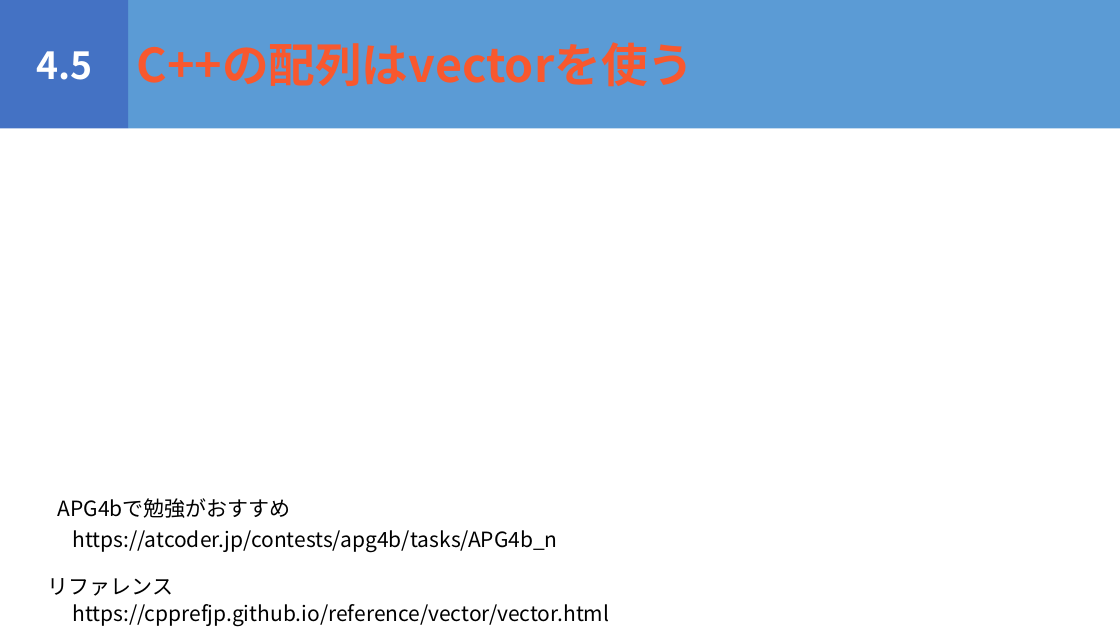
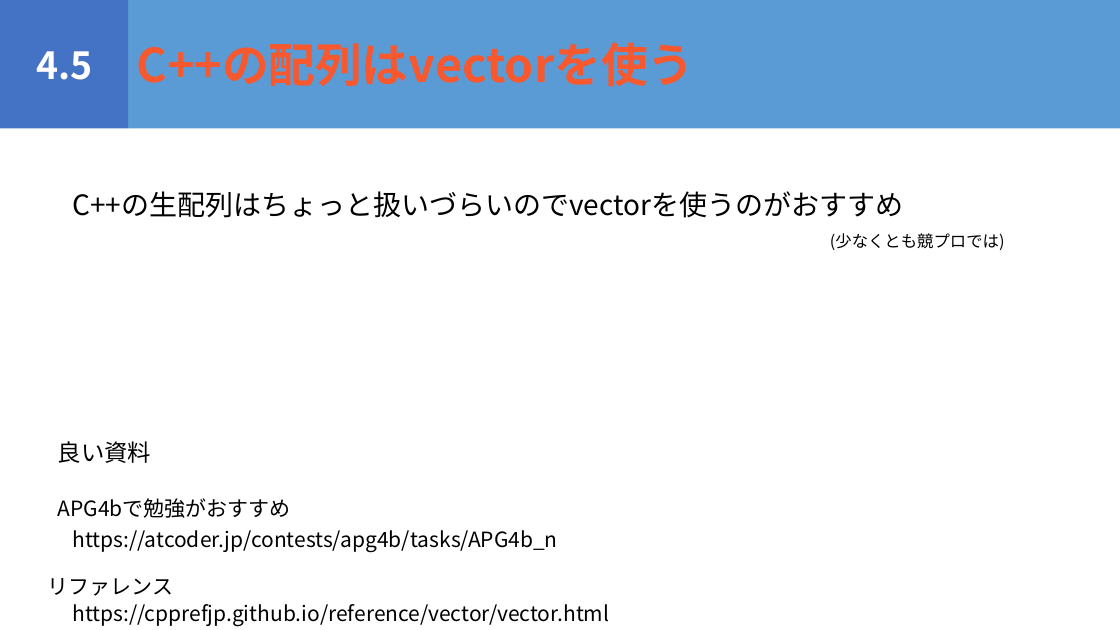
Before and after one commit to igeeeeee/triC_AtCoder_Beginners_Selection, a slide deck: slide 22 of ABS_勉強会.pptx (slide 18 before the commit). Drawn at 1120x630 pixels with LibreOffice and Linux fonts; fonts in the diff are those of the drawing. Boxes give left, top, right and bottom in pixels: in the first picture for what was removed or moved away, otherwise in the second. Text is boxed around its words. In the diff, an @@ line names an element or a change of style, - is before the commit and + after.

```diff
--- a/ABS_勉強会.pptx
+++ b/ABS_勉強会.pptx
@@ text added at [72, 191, 903, 218], 24 pt, text #000000 @@
+C++の生配列はちょっと扱いづらいのでvectorを使うのがおすすめ
@@ text added at [830, 233, 1005, 250], 14 pt, text #000000 @@
+(少なくとも競プロでは)
@@ text added at [58, 441, 151, 463], 20 pt, text #000000 @@
+良い資料
```
Also in this commit, not shown: 6 other slides changed, 12 slides added, 1 slide removed, 1 other file.
